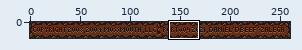
One commit to this sprite sheet: assets/tilesheets/main-menu/5.png. The picture above shows the old version from afar; the outline marks the close-up.
Close-up. The starting point:
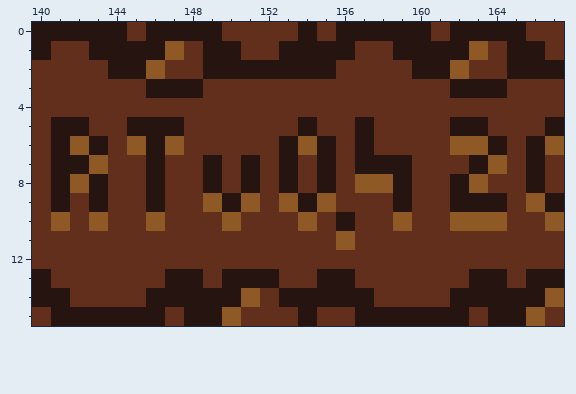
The file is 260x16 pixels. Colours within 5 levels of each other are drawn and written as one. Shown: x 140..167, y 0..15.
After the commit:
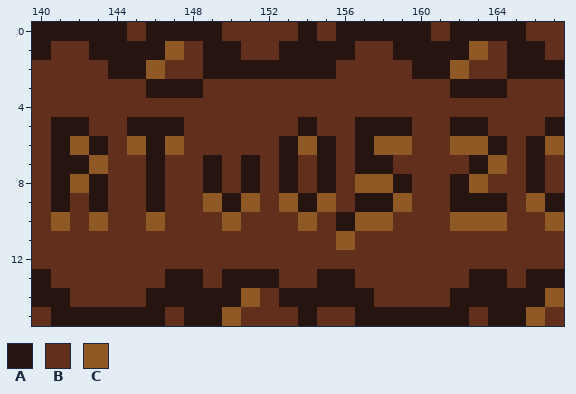
Palette (. is transparent): A #261410  B #632f1d  C #8e5925
Diff:
y 5: x 158..159 BB -> AA
y 6: x 158..159 BB -> CC
y 7: x 159 A -> B
y 9: x 157..159 BBA -> AAC
y 10: x 157..159 BBC -> CCB
